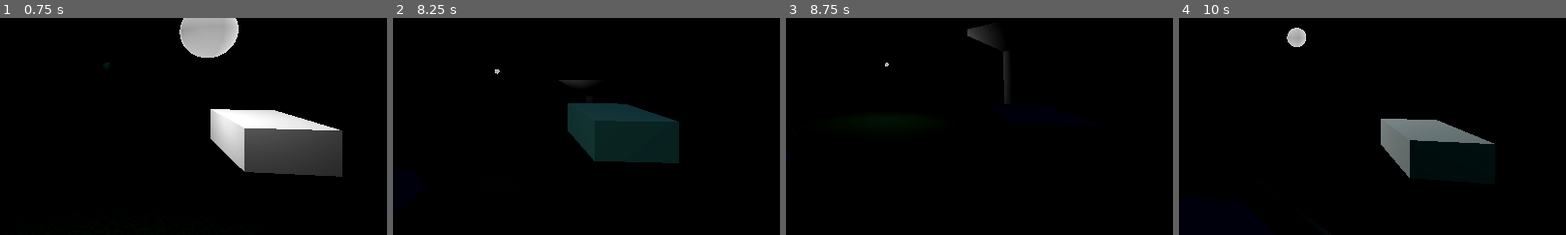
Above: before the commit, frames 1-4 (left to right).
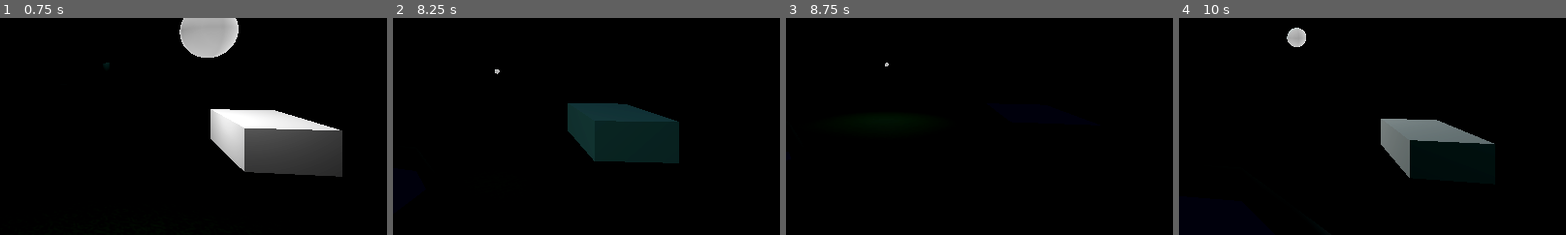
Above: after the commit, the same moments.

Repository: TRI-ADIC/valley-source-code
Game: Godot game, scene res://Scenes/Levels/LevelPrototype.tscn
Two runs of this game, one before a commit and one after it. Both use one fixed random seed, a clock stepped at 60 frames per second and the inputs below.
Inputs (mouse positions are % of the whole screen's width and height, from its top left):
- Up to frame 1 (0.75 s): move the mouse to (55, 50) at 0.52 s; hold W (forward) from 0.53 s (still down); right-click (55, 50) at 0.6 s
- Up to frame 2 (8.25 s): tap Space (jump) at 0.77, 1.52, 3.02, 3.77, 4.52, 6.02, 6.77, 7.52 s; move the mouse to (45, 50) at 1.27 s; click (45, 50) at 1.35 s; move the mouse to (52, 48) at 2.02 s; hold Shift (sprint) 2.03-2.78 s; move the mouse to (49, 52) at 2.77 s; right-click (49, 52) at 2.85 s; move the mouse to (57, 51) at 3.52 s; press the mouse at (57, 51) at 3.53 s; move the mouse to (42, 49) at 4.27 s; release the mouse at (42, 49) at 4.28 s; tap Shift (sprint) at 4.35 s; move the mouse to (51, 50) at 5.02 s; right-click (51, 50) at 5.1 s; move the mouse to (46, 48) at 5.77 s; release W (forward) at 5.78 s; hold D (right) 5.78-6.53 s; click (46, 48) at 5.85 s; move the mouse to (55, 50) at 6.52 s; hold Shift (sprint) 6.53-7.28 s; hold W (forward) from 6.53 s (still down); move the mouse to (45, 50) at 7.27 s; right-click (45, 50) at 7.35 s; move the mouse to (52, 48) at 8.02 s; press the mouse at (52, 48) at 8.03 s
- Up to frame 3 (8.75 s): keep holding W (forward)
- Up to frame 4 (10 s): move the mouse to (49, 52) at 8.77 s; release W (forward) at 8.78 s; release the mouse at (49, 52) at 8.78 s; hold A (left) 8.78-9.53 s; tap Shift (sprint) at 8.85 s; tap Space (jump) at 9.02, 9.77 s; move the mouse to (57, 51) at 9.52 s; hold W (forward) from 9.53 s (still down); right-click (57, 51) at 9.6 s
The pictures show only the part of the screen within x 37-87%, y 38-88%; the shares and areas given below are measured in that part.

Frame 1 is identical in both runs. In frame 2, 0.1% of the frame differs, in the area x 42-51%, y 28-31%; in frame 3, 0.6%, in the area x 46-58%, y 3-40%; in frame 4, less than 0.1%.

Commit message:
build: change cauldron color to purple

Diff:
--- a/Scenes/Structures/Cauldron.tscn
+++ b/Scenes/Structures/Cauldron.tscn
@@ -1,6 +1,9 @@
 [gd_scene format=3 uid="uid://bnfqjo0hfs7x5"]
 
 [ext_resource type="Script" uid="uid://c28atu0righcw" path="res://Scripts/Structures/cauldron.gd" id="1_kp1yh"]
+
+[sub_resource type="ORMMaterial3D" id="ORMMaterial3D_kp1yh"]
+albedo_color = Color(0.20082003, 0.13206491, 0.22104996, 1)
 
 [sub_resource type="BoxShape3D" id="BoxShape3D_06nqu"]
 size = Vector3(1.1142578, 1.9800568, 1.1252441)
@@ -14,18 +17,21 @@
 use_collision = true
 height = 0.27908325
 cone = true
+material = SubResource("ORMMaterial3D_kp1yh")
 
 [node name="CSGCylinder3D2" type="CSGCylinder3D" parent="CSGCylinder3D" unique_id=220333152]
 transform = Transform3D(1, 0, 0, 0, 1, 0, 0, 0, 1, 0, -0.046572506, -2.579057e-10)
 operation = 2
 height = 0.33216858
 cone = true
+material = SubResource("ORMMaterial3D_kp1yh")
 
 [node name="CSGCylinder3D2" type="CSGCylinder3D" parent="." unique_id=1537439651]
 transform = Transform3D(1, 0, 0, 0, 1, 0, 0, 0, 1, 0, 0.48960483, 0)
 use_collision = true
 radius = 0.10107422
 height = 1.0259626
+material = SubResource("ORMMaterial3D_kp1yh")
 
 [node name="Area3D" type="Area3D" parent="CSGCylinder3D2" unique_id=1999881999]
 
